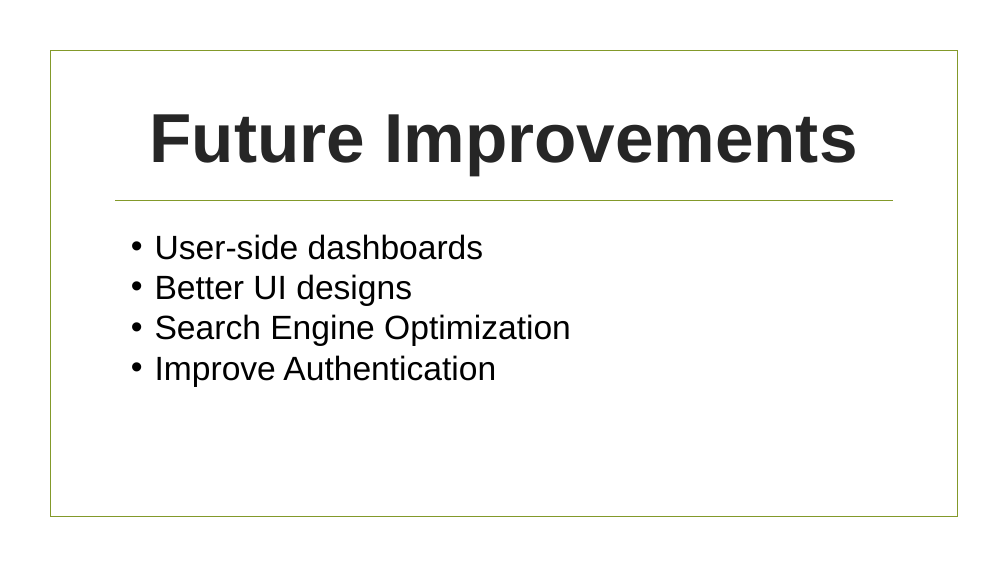
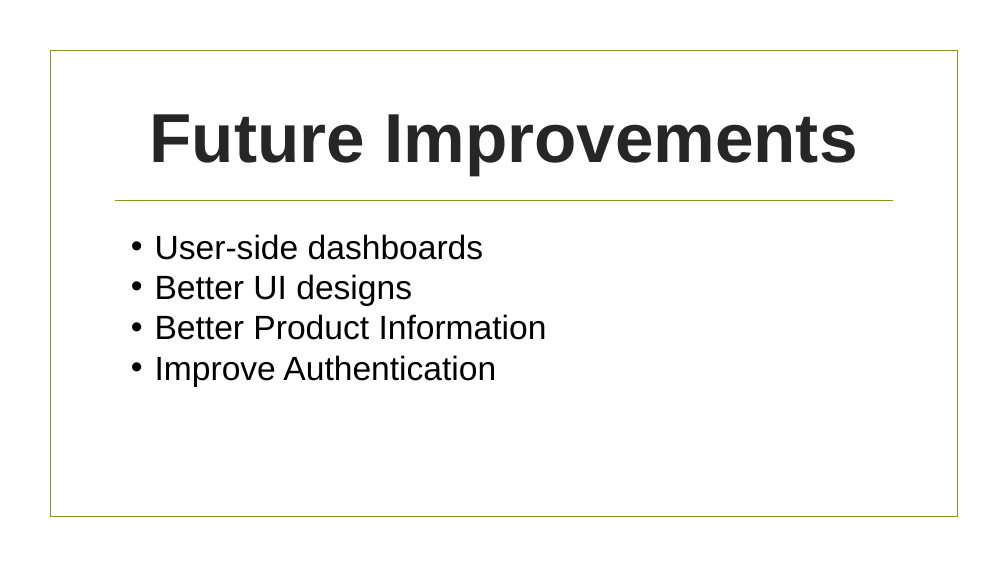
Before and after one commit to DuyVu285/E-Commerce-Website-For-Clothes, a slide deck: slide 15 of web app ppt.pptx. Drawn at 1008x567 pixels with LibreOffice and Linux fonts; fonts in the diff are those of the drawing; background and template pictures are left out. Boxes give left, top, right and bottom in pixels: in the first picture for what was removed or moved away, otherwise in the second. Text is boxed around its words. In the diff, an @@ line names an element or a change of style, - is before the commit and + after.

Commit message:
update report, presentation

```diff
--- a/web app ppt.pptx
+++ b/web app ppt.pptx
@@ text at (155,314,547,340): text changed @@
-• Search Engine Optimization
+• Better Product Information
```
Also in this commit, not shown: 5 other files.
